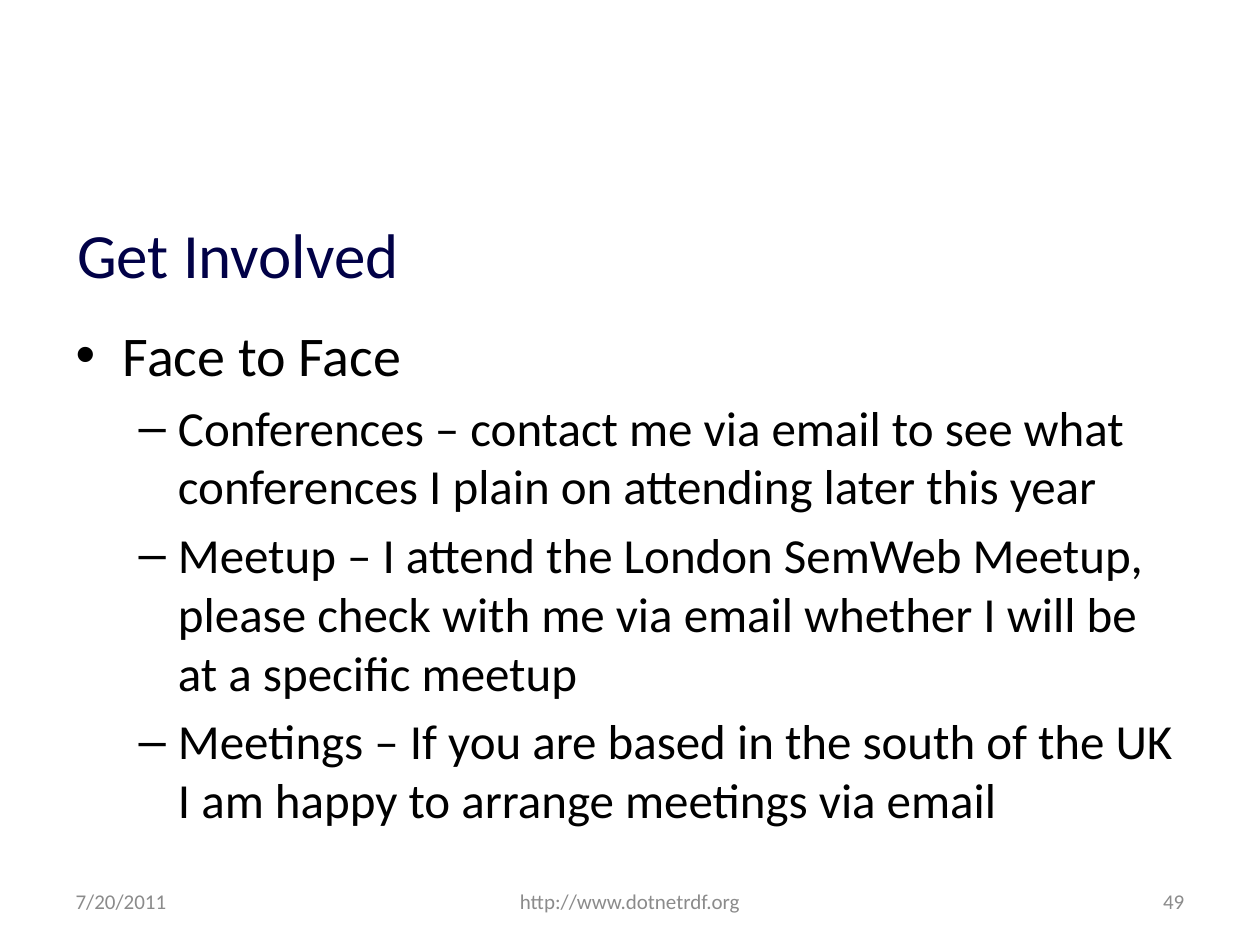
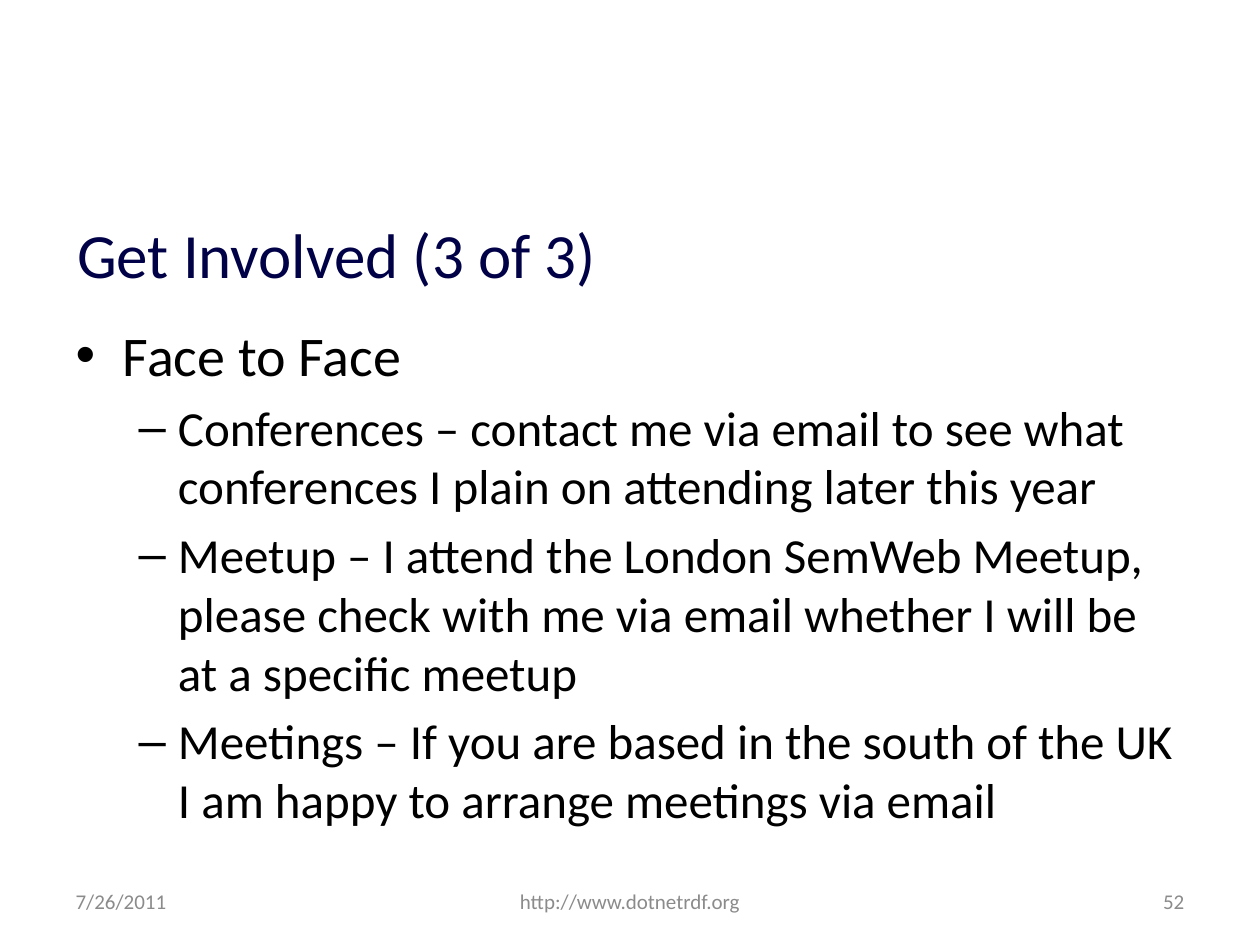
Before and after one commit to JohnGoldsmith/dotnetrdf-wiki, a slide deck: slide 52 of Slides/Roadmap.pptx (slide 49 before the commit). Drawn at 1260x945 pixels with LibreOffice and Linux fonts; fonts in the diff are those of the drawing; background and template pictures are left out. Boxes give left, top, right and bottom in pixels: in the first picture for what was removed or moved away, otherwise in the second. Text is boxed around its words. In the diff, an @@ line names an element or a change of style, - is before the commit and + after.

```diff
--- a/Slides/Roadmap.pptx
+++ b/Slides/Roadmap.pptx
@@ title at box(77, 232, 596, 287): text changed @@
-Get Involved
+Get Involved (3 of 3)
@@ text at box(76, 894, 167, 910): text changed @@
-7/20/2011
+7/26/2011
@@ page number at box(1163, 895, 1184, 909): text changed @@
-49
+52
```
Also in this commit, not shown: 47 other slides changed, 5 slides added.
